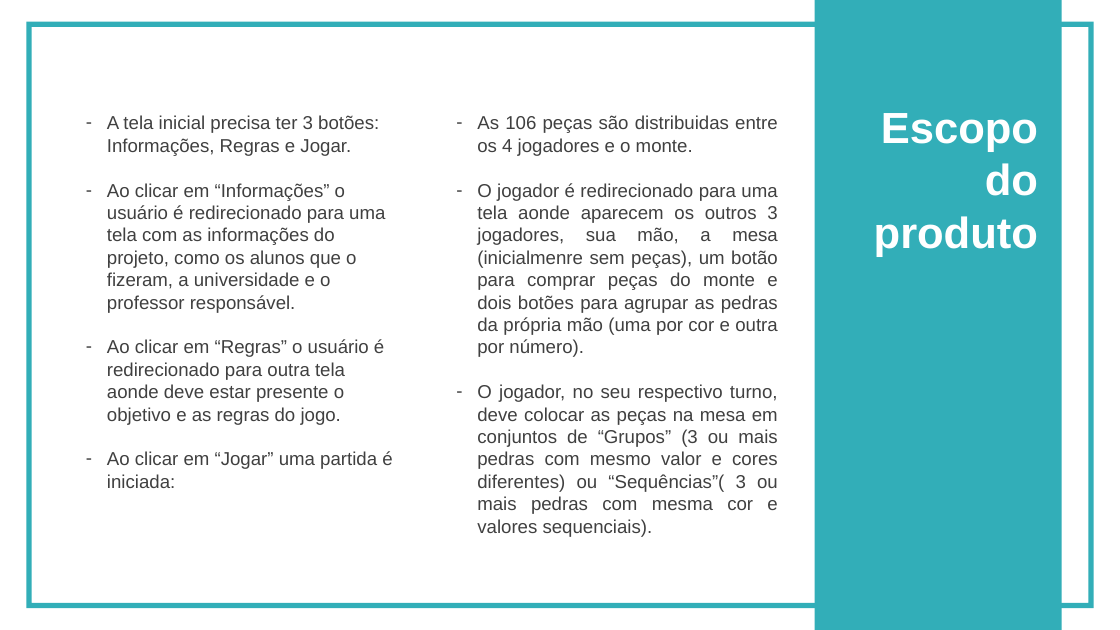
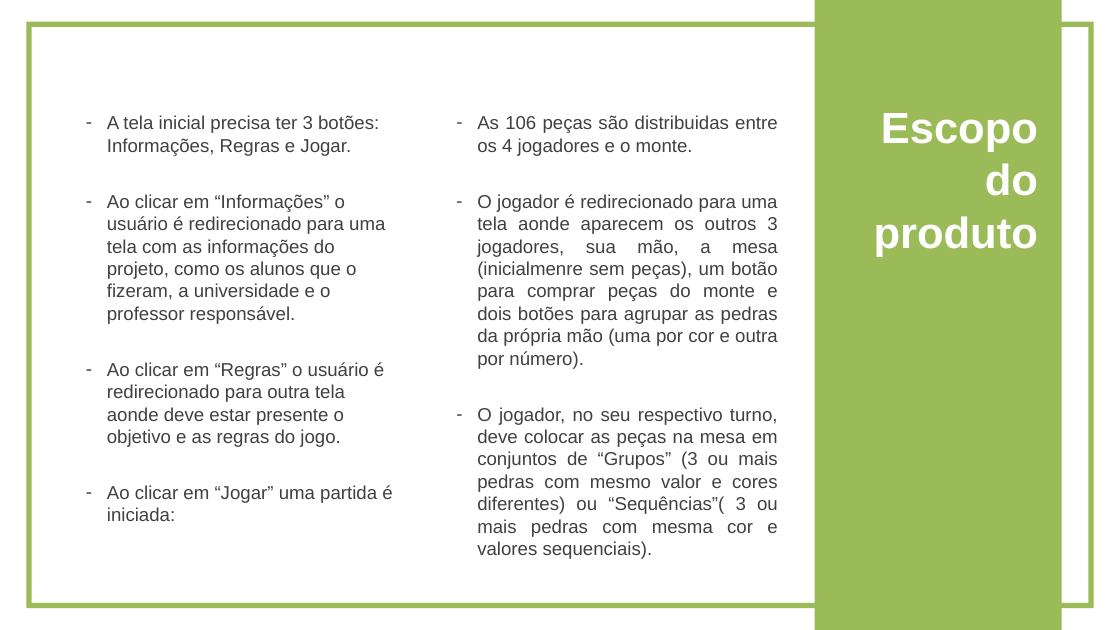
Before and after one commit to marcosousa-uff/Rummikuff, a slide deck: slide 3 of Arquivos de gestão/Primeira Apresentação/Primeira apresentação ES2.pptx. Drawn at 1120x630 pixels with LibreOffice and Linux fonts; fonts in the diff are those of the drawing. Boxes give left, top, right and bottom in pixels: in the first picture for what was removed or moved away, otherwise in the second. Text is boxed around its words. In the diff, an @@ line names an element or a change of style, - is before the commit and + after.

```diff
--- a/Arquivos de gestão/Primeira Apresentação/Primeira apresentação ES2.pptx
+++ b/Arquivos de gestão/Primeira Apresentação/Primeira apresentação ES2.pptx
@@ frame at (27, 21, 1094, 608): fill #32AEB8 to #9BBB59 @@
@@ rectangle at (814, 0, 1061, 629): fill #32AEB8 to #9BBB59 @@
@@ text "A tela inicial precisa ter ..." rewrapped from (107, 115, 392, 488) to (107, 115, 392, 503) @@
@@ text "Escopo do produto" at (874, 113, 1038, 257): less space between paragraphs @@
```
Also in this commit, not shown: 30 other slides changed.
